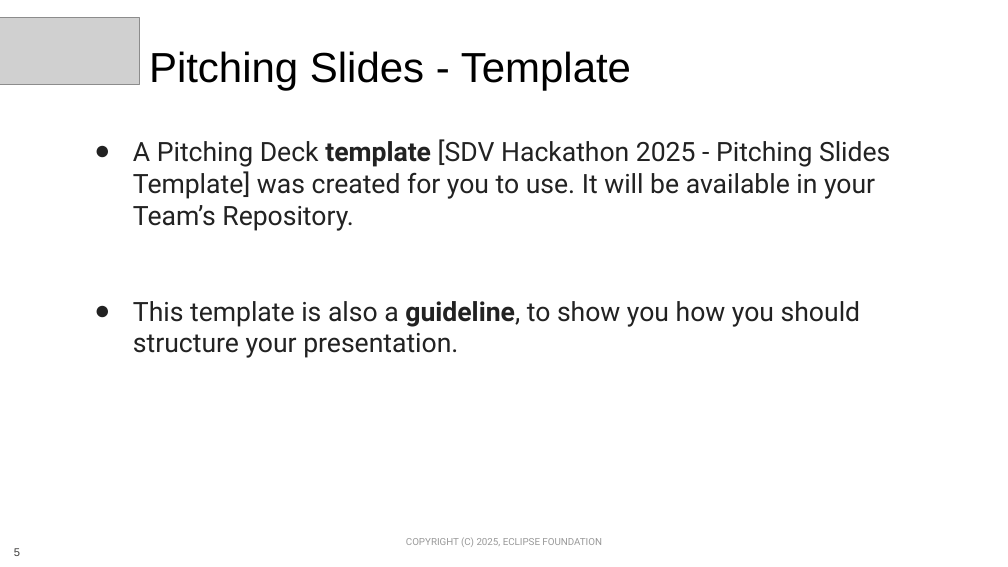
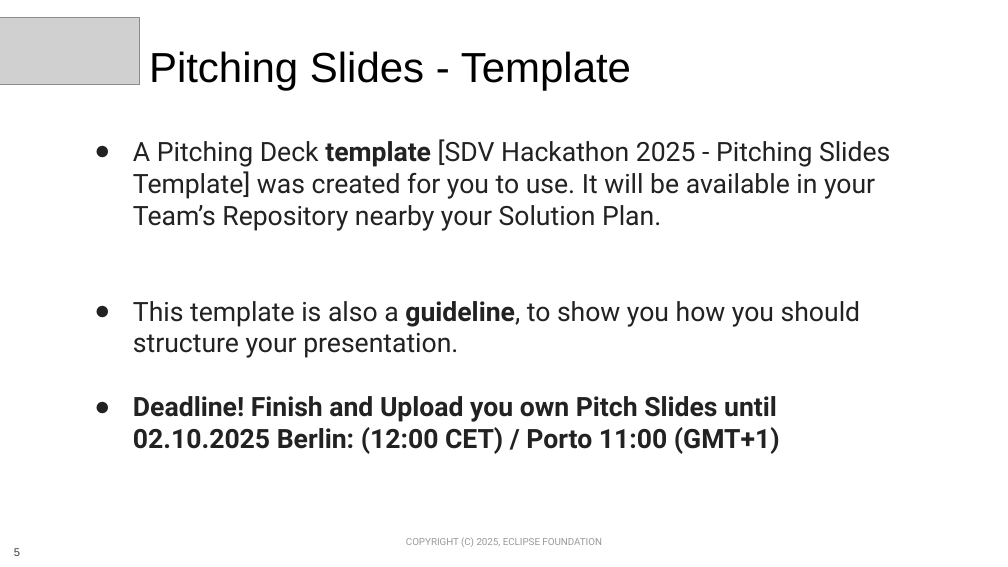
Before and after one commit to Eclipse-SDV-Hackathon-Chapter-Three/.github, a slide deck: slide 5 of SDV Hackathon 2025 - Pitching Session.pptx. Drawn at 1008x567 pixels with LibreOffice and Linux fonts; fonts in the diff are those of the drawing; grey boxes stand for pictures; background and template pictures are left out. Boxes give left, top, right and bottom in pixels: in the first picture for what was removed or moved away, otherwise in the second. Text is boxed around its words. In the diff, an @@ line names an element or a change of style, - is before the commit and + after.

```diff
--- a/SDV Hackathon 2025 - Pitching Session.pptx
+++ b/SDV Hackathon 2025 - Pitching Session.pptx
@@ text at <box>133,139,890,231</box>: text changed @@
-● A Pitching Deck template [SDV Hackathon 2025 - Pitching Slides Template] was created for you to use. It will be available in your Team’s Repository.
+● A Pitching Deck template [SDV Hackathon 2025 - Pitching Slides Template] was created for you to use. It will be available in your Team’s Repository nearby your Solution Plan.
@@ text at <box>133,396,780,454</box>: paragraph added @@
+● Deadline! Finish and Upload you own Pitch Slides until
+  02.10.2025 Berlin: (12:00 CET) / Porto 11:00 (GMT+1)
```
Also in this commit, not shown: 1 other slide changed.
